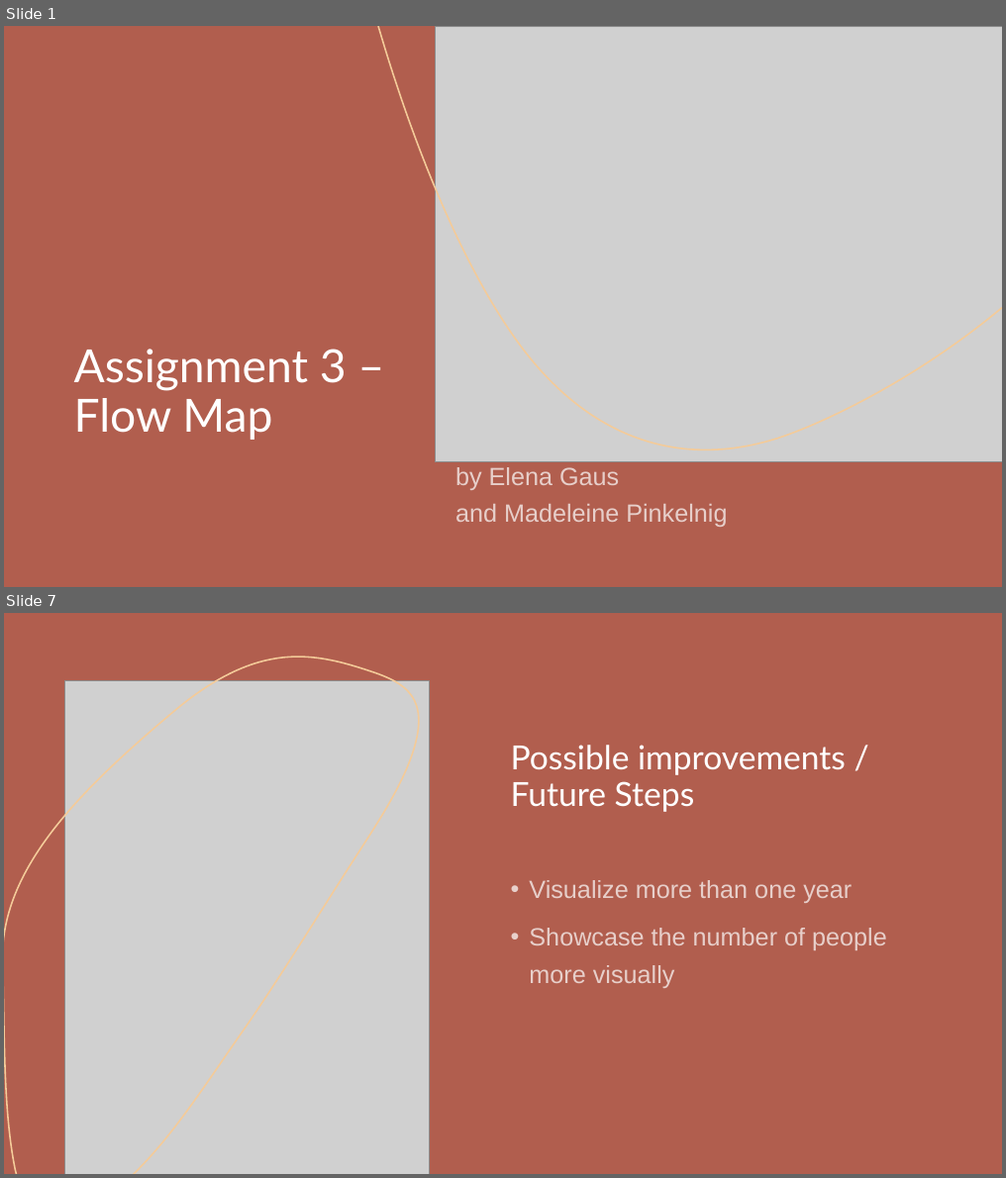
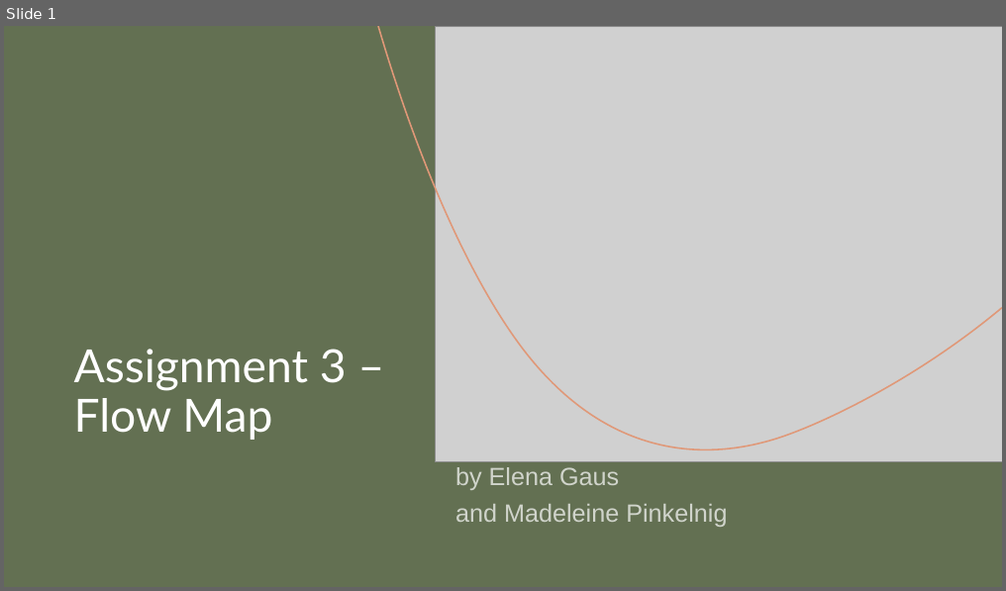
Before and after one commit to MadeByMel/geovisualisation, a slide deck: project_presentation.pptx. Shown one above the other, each under a label of ours: slides 1 and 7 before the commit, slide 1 after it; the slides between them are not shown. The pictures are 1006x1178 and 1006x591 pixels, drawn with LibreOffice and Linux fonts; fonts in the diff are those of the drawing; grey boxes stand for pictures. Boxes give left, top, right and bottom in pixels: in the first picture for what was removed or moved away, otherwise in the second. Text is boxed around its words. In the diff, an @@ line names an element or a change of style, - is before the commit and + after.

```diff
--- a/project_presentation.pptx
+++ b/project_presentation.pptx
@@ slide 7 removed at box(4, 613, 1002, 1174), background #B15E4E; not listed: 3 template elements that a slide beside it also shows @@
@@ rectangle removed at box(4, 613, 1002, 1174) @@
@@ freeform shape removed at box(4, 657, 419, 1174) @@
@@ picture removed at box(64, 681, 429, 1174) @@
@@ title removed at box(511, 745, 846, 812) @@
-Possible improvements / Future Steps
@@ text removed at box(529, 880, 887, 988) @@
-• Visualize more than one year
-• Showcase the number of people more visually
@@ slide 1 changed as well @@
@@ background #B15E4E to #637052 @@
@@ rectangle at box(4, 26, 1002, 587): fill #B15E4E to #637052 @@
@@ freeform shape at box(378, 26, 1002, 451): outline #F4CB99 1.5 pt to #E09878 1.5 pt @@
@@ freeform shape at box(4, 82, 41, 216): fill #C5B096 to #E48312 @@
@@ freeform shape at box(602, 529, 963, 587): outline #A9AEA7 1 pt to #9B8357 1 pt @@
@@ freeform shape at box(672, 537, 1002, 587): fill #3B4345 to #94A088 @@
```
Also in this commit, not shown: 3 other slides changed, 4 slides added, 2 other slides removed.
